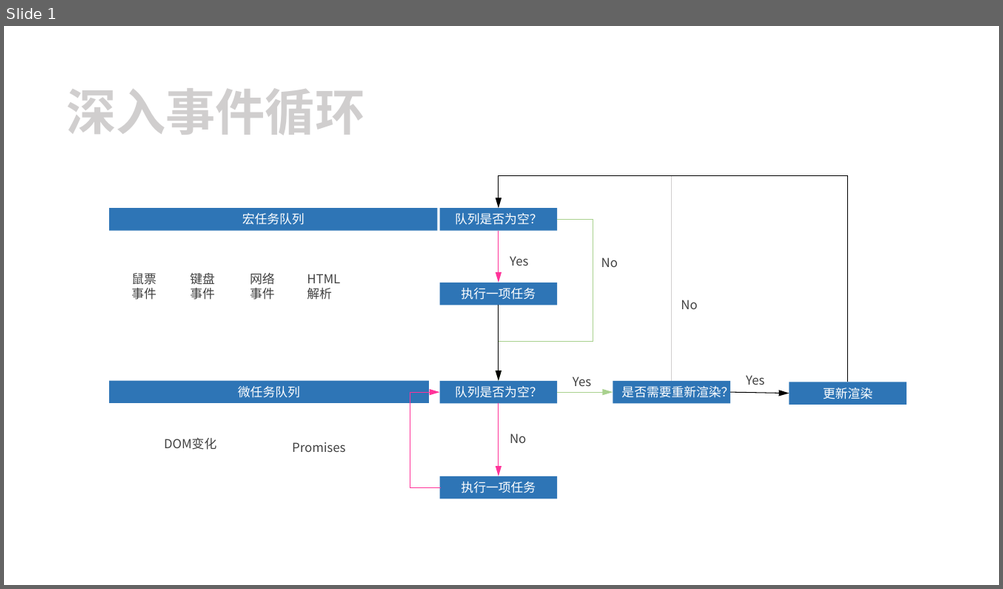
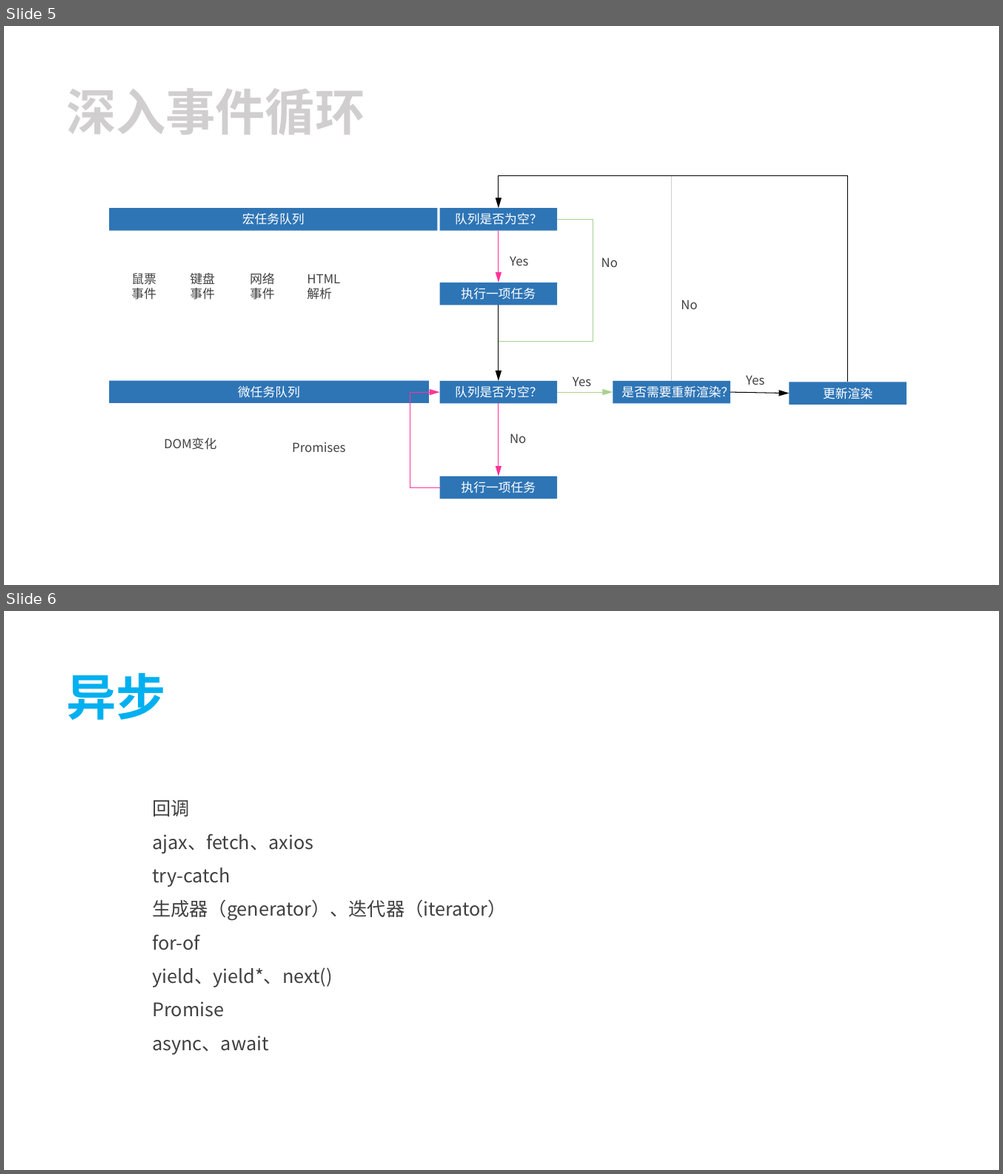
Before and after one commit to tecshuttle/interview, a slide deck: 2 前端/《JavaScript忍者秘籍（第2版）》.pptx. Shown one above the other, each under a label of ours: slide 1 before the commit, slides 5 and 6 after it. The pictures are 1003x589 and 1003x1174 pixels, drawn with LibreOffice and Linux fonts; fonts in the diff are those of the drawing. Boxes give left, top, right and bottom in pixels: in the first picture for what was removed or moved away, otherwise in the second. Text is boxed around its words. In the diff, an @@ line names an element or a change of style, - is before the commit and + after.

Commit message:
生成器、迭代器学习。

```diff
--- a/2 前端/《JavaScript忍者秘籍（第2版）》.pptx
+++ b/2 前端/《JavaScript忍者秘籍（第2版）》.pptx
@@ slide 6 added at [4,611,999,1170], background #FFFFFF @@
@@ text added at [66,673,165,720], 48 pt, text #00B0F0, bold @@
+异步
@@ text added at [152,800,506,1055], 18 pt, text #404040 @@
+回调
+ajax、fetch、axios
+try-catch
+生成器（generator）、迭代器（iterator）
+for-of
+yield、yield*、next()
+Promise
+async、await
@@ what was slide 1 is now slide 5 @@
```
Also in this commit, not shown: 4 other slides added, 1 other file.
